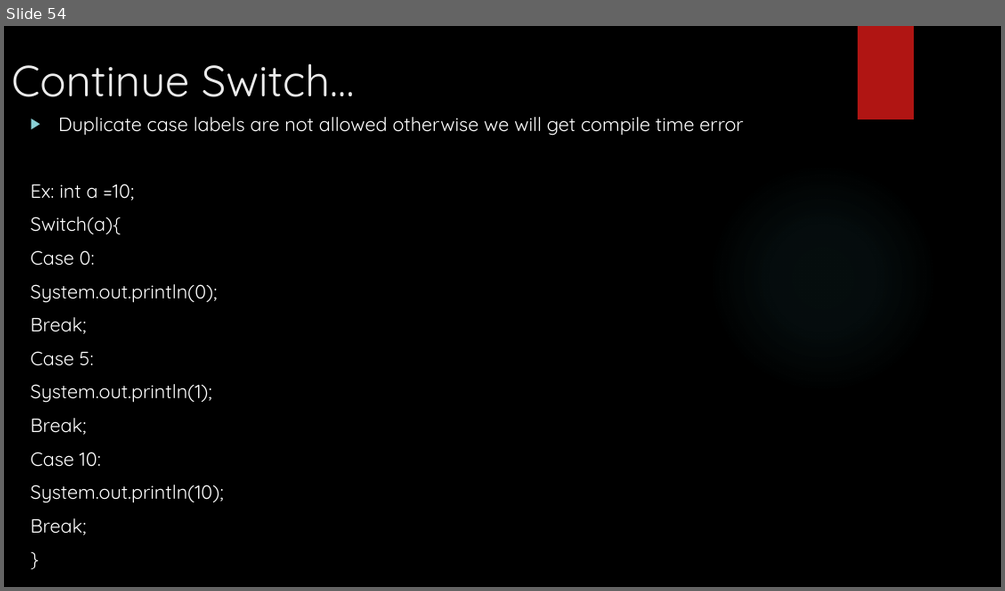
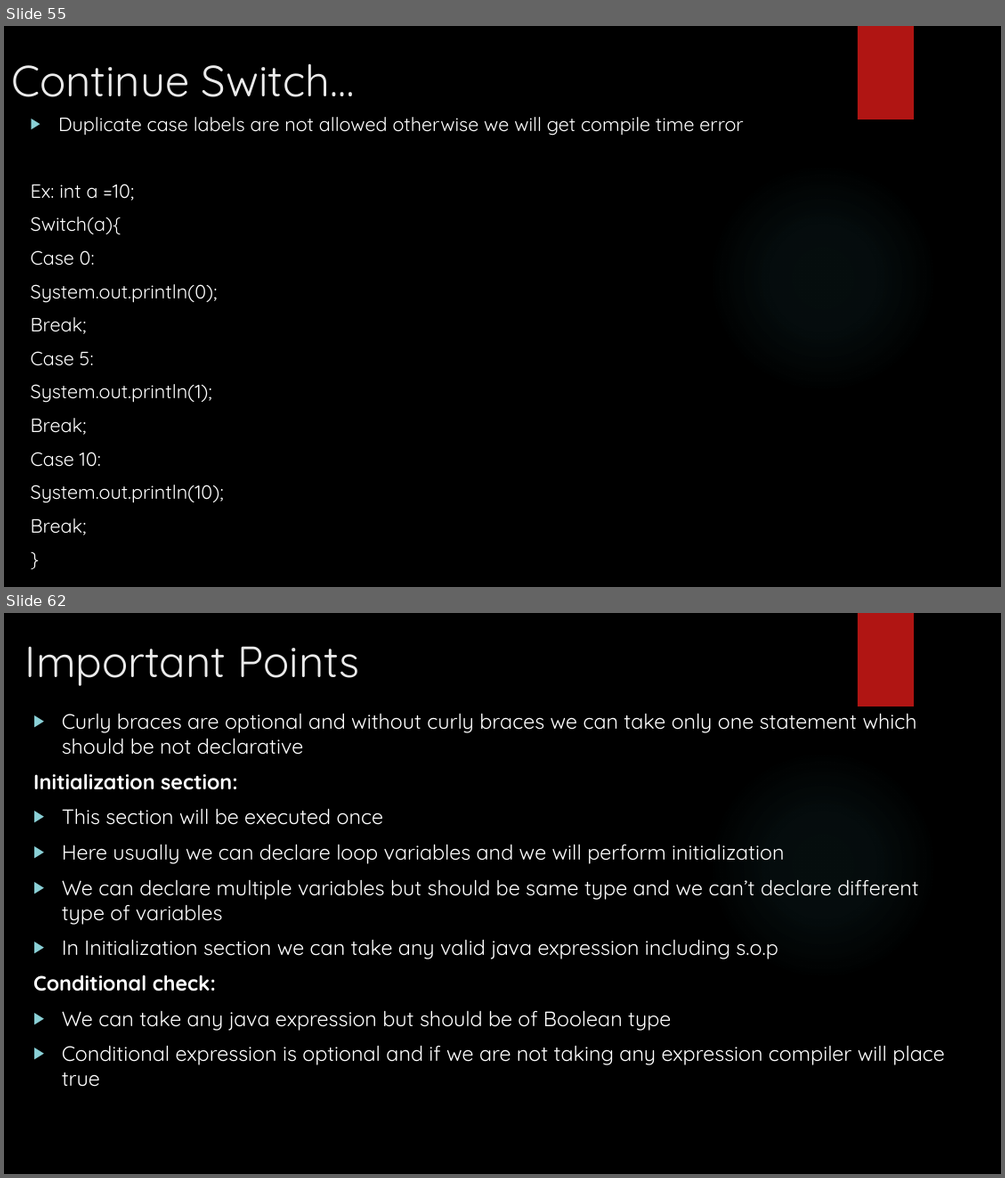
Before and after one commit to Vishalkr1091/JavaTrainingMaterial, a slide deck: Java Training - Sessions.pptx. Shown one above the other, each under a label of ours: slide 54 before the commit, slides 55 and 62 after it; the slides between them are not shown. The pictures are 1005x591 and 1005x1178 pixels, drawn with LibreOffice and Linux fonts; fonts in the diff are those of the drawing; background and template pictures are left out. Boxes give left, top, right and bottom in pixels: in the first picture for what was removed or moved away, otherwise in the second. Text is boxed around its words. In the diff, an @@ line names an element or a change of style, - is before the commit and + after.

```diff
--- a/Java Training - Sessions.pptx
+++ b/Java Training - Sessions.pptx
@@ slide 62 added at [4, 613, 1001, 1174], background picture (left out); not listed: 2 template elements that a slide beside it also shows @@
@@ title added at [25, 646, 360, 686], 42 pt, text #EBEBEB @@
+Important Points
@@ text added at [33, 713, 944, 1086], 20 pt, text #FFFFFF @@
+▶ Curly braces are optional and without curly braces we can take only one statement which should be not declarative
+Initialization section:
+▶ This section will be executed once
+▶ Here usually we can declare loop variables and we will perform initialization
+▶ We can declare multiple variables but should be same type and we can’t declare different type of variables
+▶ In Initialization section we can take any valid java expression including s.o.p
+Conditional check:
+▶ We can take any java expression but should be of Boolean type
+▶ Conditional expression is optional and if we are not taking any expression compiler will place true
@@ what was slide 54 is now slide 55 @@
```
Also in this commit, not shown: 30 other slides added.
